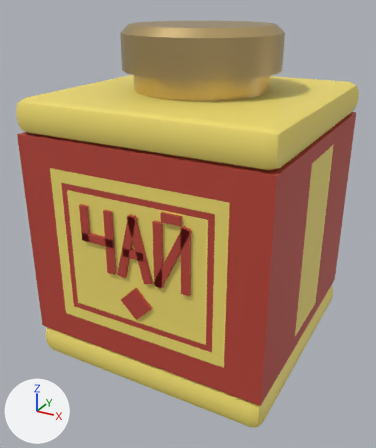
An edit to the glTF model assets/models/items/tea_tin.glb, drawn before and after from the same camera.
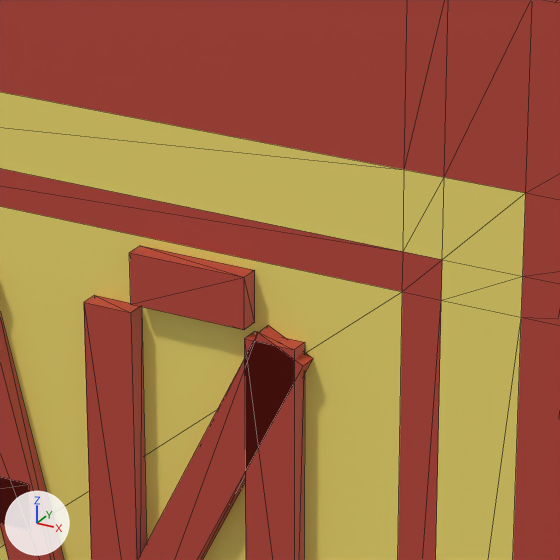
There are two pictures of each version: one whole from a camera (50 mm lens) standing at (0.0802, -0.1552, 0.0642) and looking at (-0.0018, -0.0061, -0.0104), one close up on the part from 37% to 63% of the width and 38% to 60% of the height. Arrows for +X, +Y and +Z are at lower left; the lights stay in place. The older version's two pictures come first. The close-ups show mesh edges as thin lines. Vertices at exactly the same position are counted once.

Names of what the first close-up shows: 'body'.
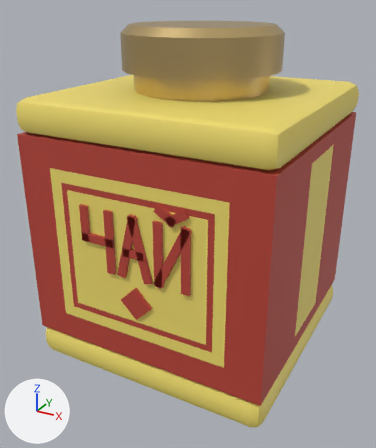
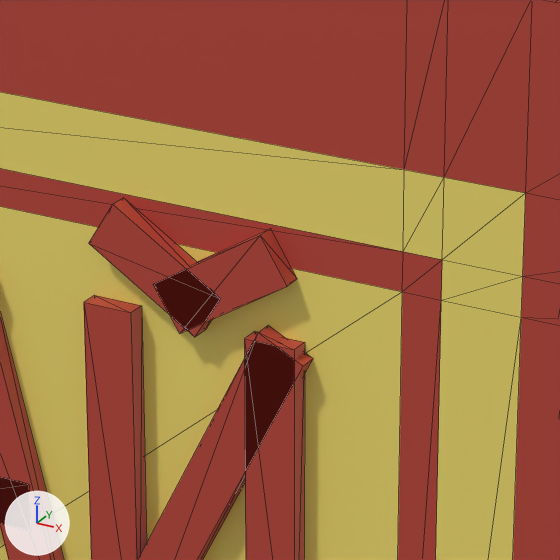
Where the change shows, as pixel boxes (x1, y1, x2, y2) in the close-ups (560 x 560 px):
```json
{"part": 1, "of": "me_body", "change": "rebuilt", "before": [130, 246, 255, 330], "after": [89, 198, 219, 337]}
{"part": 2, "of": "me_body", "change": "added", "after": [153, 228, 297, 334], "on screen": "red"}
```

The change, as JSON lines over the scene's bpy script:
```json
{"block": "me_body", "where": "# used by ob_body; location = (0.0, 0.0, 0.0)"}
{"op": "remove", "block": "me_body", "code": "me_body.from_pydata(...)  # 620 vertices, 1156 faces; spans x -0.0426..0.0426, y -0.043..0.043, z -0.056..0.056"}
{"op": "add", "block": "me_body", "code": "me_body.from_pydata(...)  # 636 vertices, 1180 faces; spans x -0.0426..0.0426, y -0.043..0.043, z -0.056..0.056"}
{"block": "me_body", "change": "me_body part 1: the loose piece of 8 vertices spanning x 0.0099..0.0162, y -0.043..-0.042, z 0.0068..0.0095 is rebuilt with 8 vertices and now spans x 0.0076..0.0149, y -0.043..-0.042, z 0.0058..0.0118"}
{"block": "me_body", "change": "me_body part 2"}
{"block": "me_body", "change": "8 vertices are added at x -0.0185..0.0185, y -0.043..0.042, z 0.0058..0.0118"}
{"block": "me_body", "change": "8 new vertices lie (0.0, 0.001, 0.0) away from vertices in x -0.0185..0.0185, y -0.043..0.042, z 0.0058..0.0118"}
{"block": "me_body", "change": "24 new faces join them, mat_red (red #bc4538)"}
{"block": "me_body", "change": "other edits to the shape of me_body do not show in these pictures"}
```
